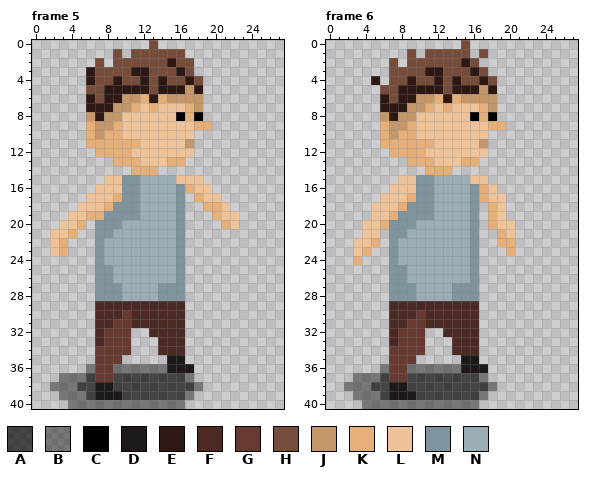
Two versions of one pixel-art file, res/aseprites/Kid Jump and Fall.aseprite. Above, as it was before the edit.
28x41 pixels, 6 frames. Pixels under 10% opacity are left out. Shown: frame 5, frame 6. The commit also changed other frames, which this record leaves out.
Palette (. is transparent): A #000000a9  B #0000006b  C #000000  D #1e1919  E #2d1814  F #4c2a24  G #663931  H #764d3a  J #c4976a  K #e4af79  L #eec39a  M #80949f  N #9badb7
Now the later version:
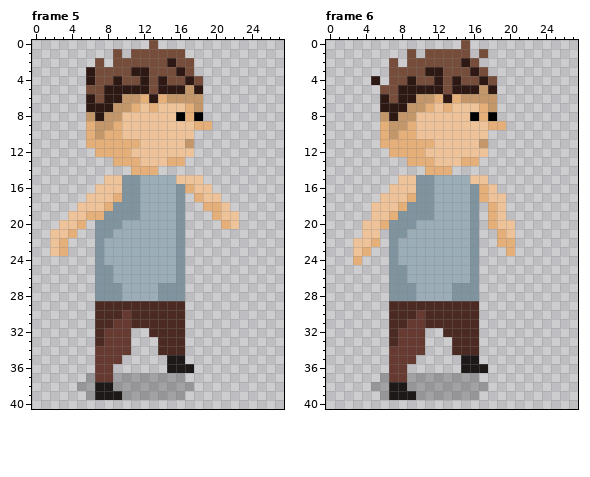
The exact change:
Colour A changes from #000000a9 to #00000036.
Frame 5, layer "shadow":
The author cleared colour B in row 36 at x 6 and 9 to 14; in row 37 at x 3 to 5 and 17; in row 38 at x 2 to 4 and 18; in row 39 at x 3 to 5 and 17; in row 40 at x 4 to 16.
Frame 6, layer "shadow": the same change as frame 5
Pixel boxes of the changes (left, top, right, bottom) in both pictures:
changed: (50, 364, 203, 409)
changed: (344, 364, 497, 409)
